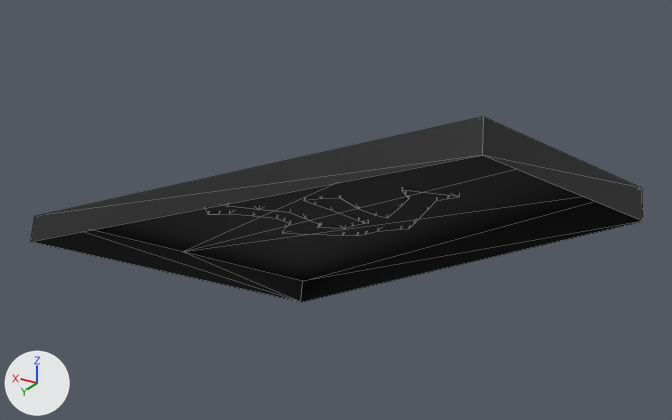
Two versions of the OBJ model src/main/resources/assets/stargate/models/DHD/018.obj, one commit apart.
Both versions are drawn from a camera (50 mm lens) standing at (0.0871, 0.1296, 0.9593) and looking at (0.1824, -0.0292, 0.8799). Lighting does not change. The marker at lower left points along +X, +Y and +Z. The older version comes first. Mesh edges are drawn as thin lines. Where no turn or scale is listed for an object, it has been applied to the vertices.

In view in the first picture: '018'.
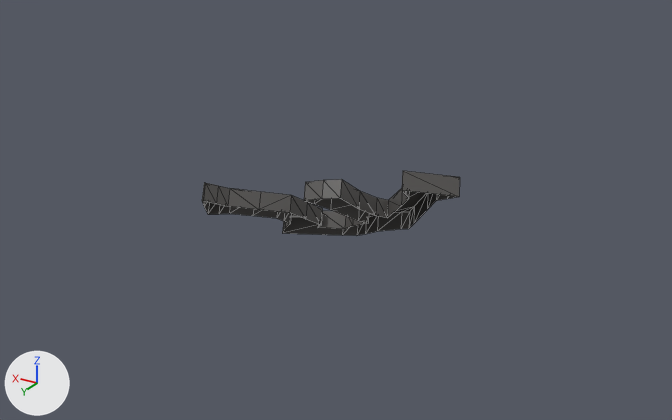
Boxes (x1, y1, x2, y2) around the edits, measured in the pictures (672 x 420 px):
```json
{"object": "018", "change": "reshaped", "before": [31, 117, 643, 302], "after": [202, 171, 460, 236], "on screen": "58% narrower, 65% shorter"}
{"part": 1, "of": "me_018", "change": "deleted", "before": [31, 117, 643, 302]}
```

Scene script edits in JSON lines:
```json
{"block": "me_018", "where": "# used by ob_018; location = (0.0, 0.0, 0.0)"}
{"op": "remove", "block": "me_018", "code": "me_018.from_pydata(...)  # 106 vertices, 156 faces; spans x 0.1176..0.2459, y -0.0643..0.0092, z 0.8338..0.9178"}
{"op": "add", "block": "me_018", "code": "me_018.from_pydata(...)  # 96 vertices, 142 faces; spans x 0.1503..0.2055, y -0.0364..-0.0062, z 0.8717..0.8974"}
{"block": "me_018", "change": "me_018 part 1: the loose piece of 10 vertices spanning x 0.1176..0.2459, y -0.0643..0.0092, z 0.8338..0.9178 is deleted"}
```
